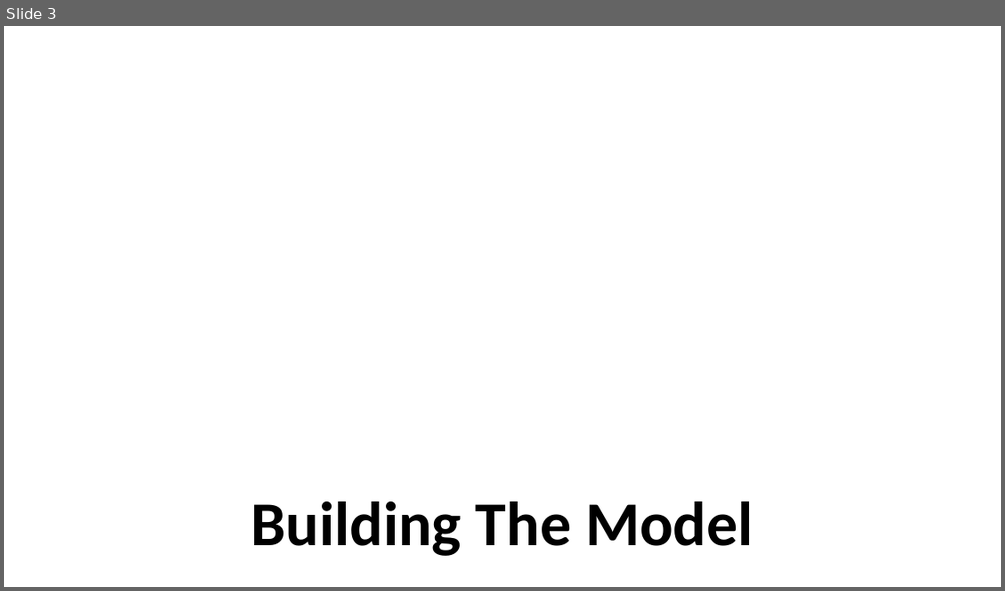
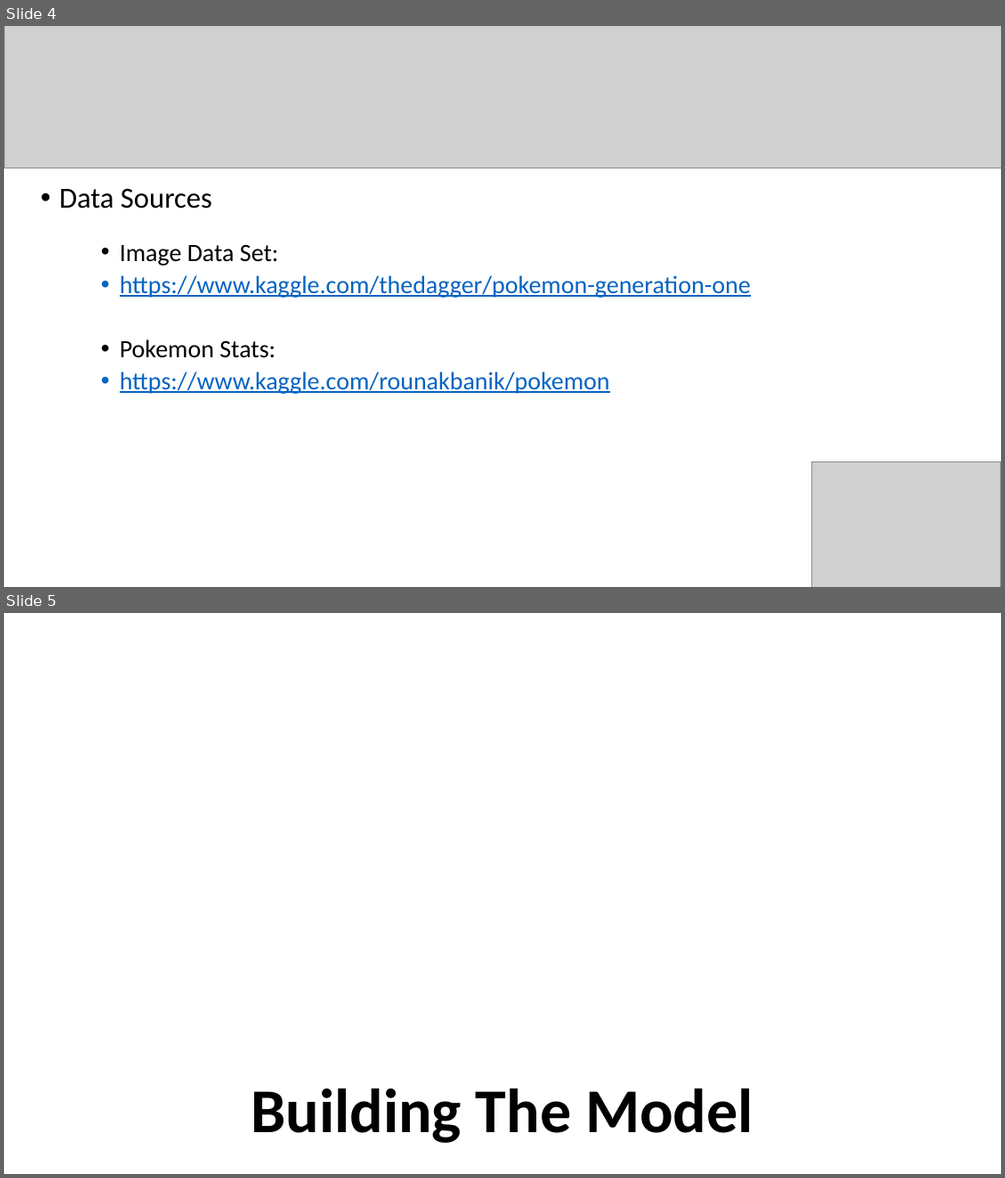
Before and after one commit to SBBoudreau/Project-3, a slide deck: Project#3_Presentation.pptx. Shown one above the other, each under a label of ours: slide 3 before the commit, slides 4 and 5 after it. The pictures are 1005x591 and 1005x1178 pixels, drawn with LibreOffice and Linux fonts; fonts in the diff are those of the drawing; grey boxes stand for pictures; background and template pictures are left out. Boxes give left, top, right and bottom in pixels: in the first picture for what was removed or moved away, otherwise in the second. Text is boxed around its words. In the diff, an @@ line names an element or a change of style, - is before the commit and + after.

Commit message:
editing the ppt

```diff
--- a/Project#3_Presentation.pptx
+++ b/Project#3_Presentation.pptx
@@ slide 4 added at [4,26,1001,587], background #FFFFFF @@
@@ picture added at [4,26,1001,168] @@
@@ text added at [59,188,212,208], 28 pt, text #000000 @@
+• Data Sources
@@ text added at [120,245,751,394], 24 pt, text #0563C1, underline @@
+  • Image Data Set:
+  • https://www.kaggle.com/thedagger/pokemon-generation-one
+  • Pokemon Stats:
+  • https://www.kaggle.com/rounakbanik/pokemon
@@ picture added at [812,462,1001,587] @@
@@ what was slide 3 is now slide 5 @@
```
Also in this commit, not shown: 1 slide changed, 1 other slide added, 3 other files.
